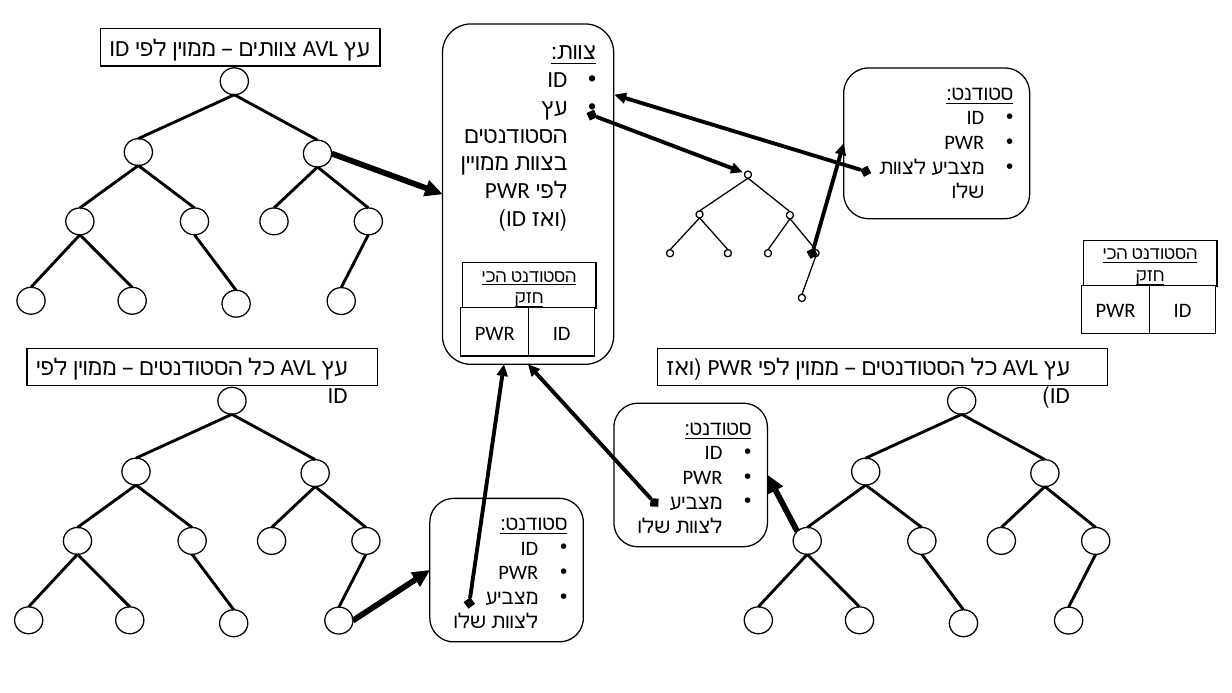
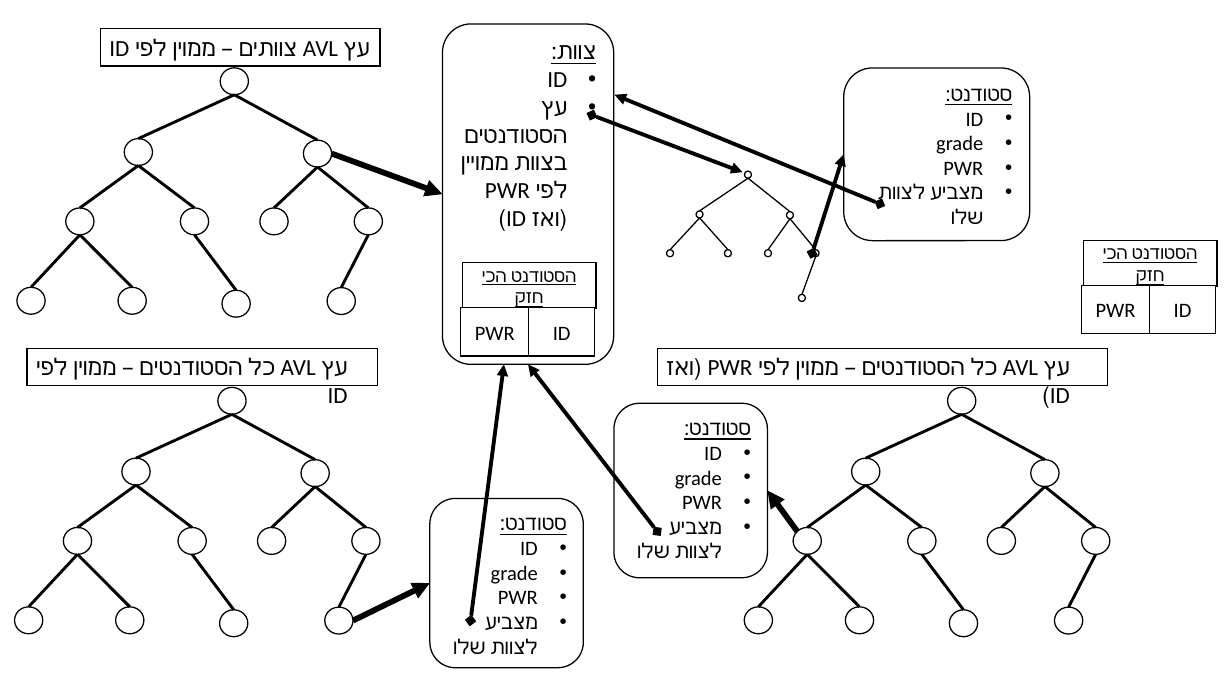
Before and after one commit to nimrodkad/spring-wet1, a slide deck: slide 1 of DryIlustrationAssigment.pptx. Drawn at 1232x693 pixels with LibreOffice and Linux fonts; fonts in the diff are those of the drawing. Boxes give left, top, right and bottom in pixels: in the first picture for what was removed or moved away, otherwise in the second. Text is boxed around its words. In the diff, an @@ line names an element or a change of style, - is before the commit and + after.

```diff
--- a/DryIlustrationAssigment.pptx
+++ b/DryIlustrationAssigment.pptx
@@ rounded rectangle "סטודנט:": place and size @@
-rounded rectangle "סטודנט:" at [844,68,1030,219]
+rounded rectangle "סטודנט:" at [844,68,1030,241]
@@ double arrow moved from (866, 171) - (615, 95) to (880, 204) - (615, 95) @@
@@ text in rounded rectangle at [936,135,983,154]: paragraph added @@
+• grade
@@ double arrow moved from (812, 253) - (844, 143) to (812, 253) - (844, 154) @@
@@ double arrow moved from (470, 604) - (504, 364) to (470, 621) - (504, 364) @@
@@ double arrow moved from (654, 503) - (529, 364) to (657, 531) - (529, 364) @@
@@ rounded rectangle "סטודנט:": place and size @@
-rounded rectangle "סטודנט:" at [614,403,767,546]
+rounded rectangle "סטודנט:" at [614,403,767,578]
@@ text in rounded rectangle at [675,470,722,489]: paragraph added @@
+• grade
@@ rounded rectangle "סטודנט:": place and size @@
-rounded rectangle "סטודנט:" at [430,498,583,641]
+rounded rectangle "סטודנט:" at [430,498,583,667]
@@ arrow moved from (798, 531) - (768, 475) to (798, 531) - (768, 491) @@
@@ text in rounded rectangle at [491,565,538,584]: paragraph added @@
+• grade
@@ arrow moved from (353, 621) - (430, 570) to (353, 621) - (430, 583) @@
```
Also in this commit, not shown: 1 other file.
